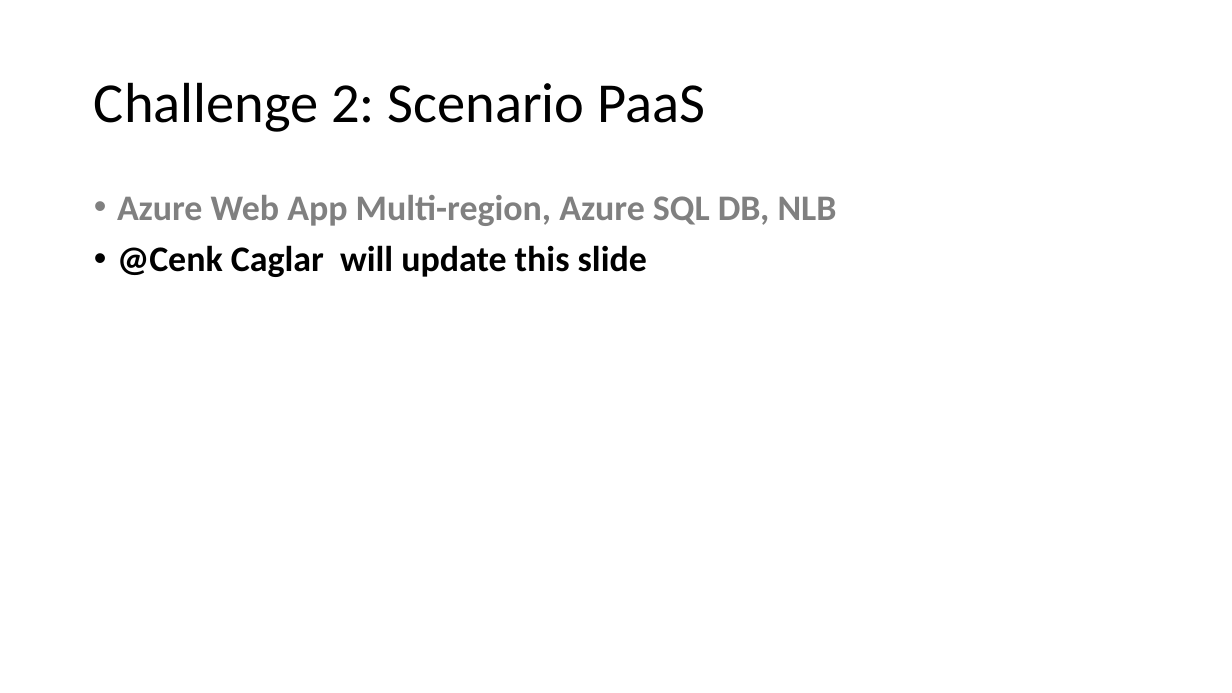
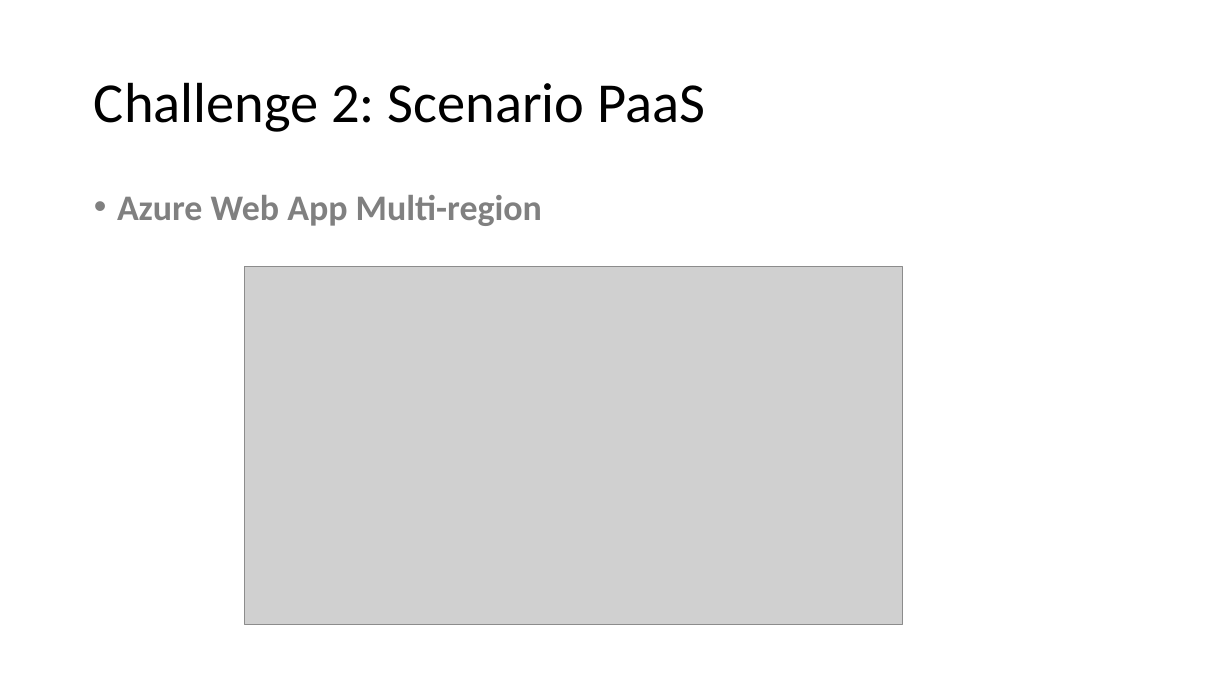
Before and after one commit to masmawi/MultiCloud, a slide deck: slide 12 of Multi-cloud Orchestration with Terraform.pptx (slide 11 before the commit). Drawn at 1232x693 pixels with LibreOffice and Linux fonts; fonts in the diff are those of the drawing; grey boxes stand for pictures. Boxes give left, top, right and bottom in pixels: in the first picture for what was removed or moved away, otherwise in the second. Text is boxed around its words. In the diff, an @@ line names an element or a change of style, - is before the commit and + after.

```diff
--- a/Multi-cloud Orchestration with Terraform.pptx
+++ b/Multi-cloud Orchestration with Terraform.pptx
@@ text at (117, 195, 542, 226): text changed @@
-• Azure Web App Multi-region, Azure SQL DB, NLB
-• @Cenk Caglar will update this slide
+• Azure Web App Multi-region
@@ picture added at (245, 267, 903, 625) @@
```
Also in this commit, not shown: 1 other slide changed, 2 slides added, 2 slides removed.
